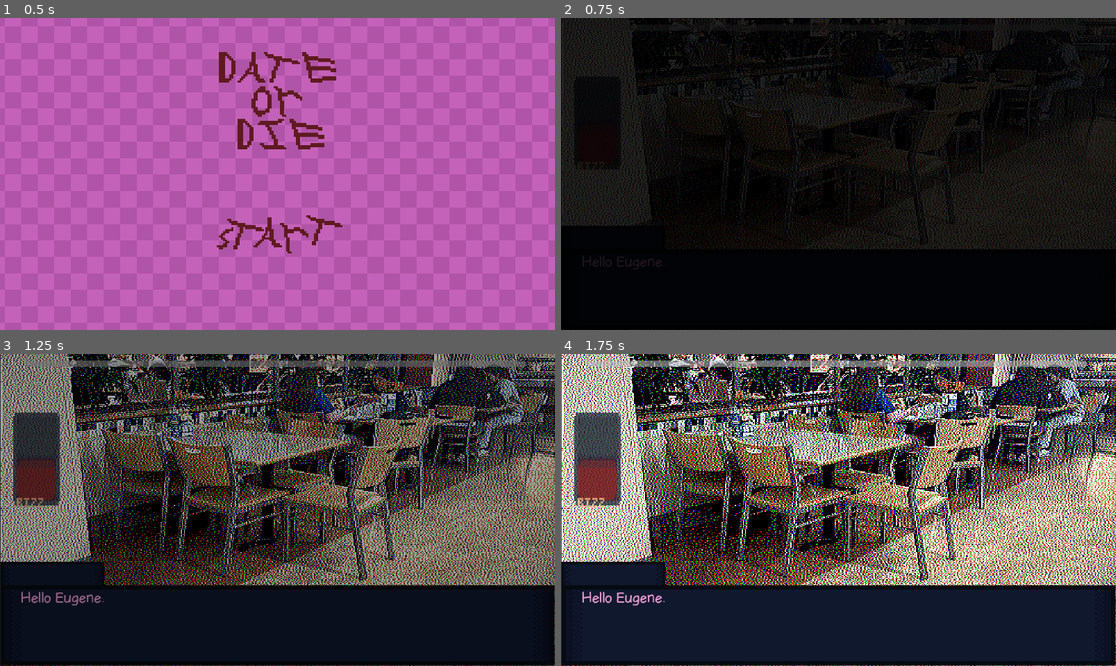
Above: before the commit, frames 1-4 (two rows, left to right).
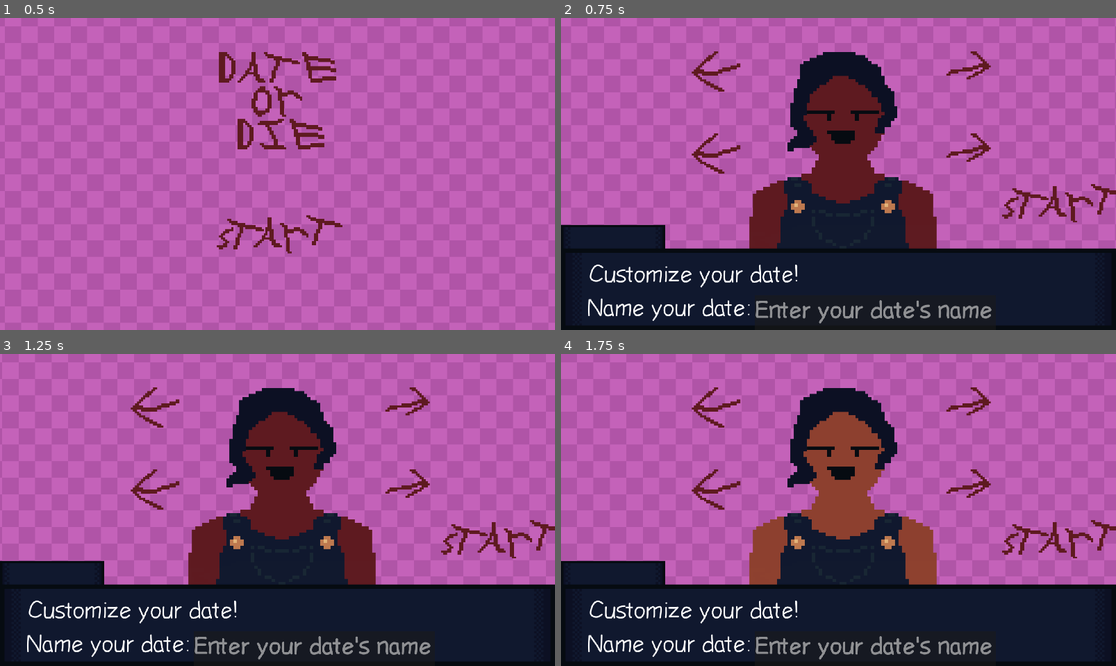
Above: after the commit, the same moments.

Repository: rose-thunder/gamejam
Game: Godot game, scene res://MainMenu.tscn
The game is run twice, just before and just after one commit, with the same random seed, the same clock (stepped at 60 frames per second) and the same inputs.
Inputs (mouse positions are in pixels of both pictures, inside the frame that each line leads up to):
- Up to frame 1 (0.5 s): no input
- Up to frame 2 (0.75 s): click (838, 242) at 0.5 s
- Up to frame 3 (1.25 s): no input
- Up to frame 4 (1.75 s): click (993, 510) at 1.27 s

Frame 1 is identical in both runs. In frame 2, 95% of the frame differs, in the area x 0-100%, y 0-99%; in frame 3, 75%; in frame 4, 75%.

Commit message:
bugs fixed?

Diff:
--- a/game jam/RC.cfg
+++ /dev/null
@@ -1,5 +0,0 @@
-[RC]
-
-name="bob"
-skin_tone=1
-hairstyle=0
--- a/game jam/main_menu.gd
+++ b/game jam/main_menu.gd
@@ -13,7 +13,7 @@
 
 
 func _on_texture_button_pressed() -> void:
-	if not FileAccess.file_exists("res://RC.cfg"):
+	if not FileAccess.file_exists("user://RC.cfg"):
 		get_tree().change_scene_to_file("res://characterCustomization.tscn")
 	else:
 		save.load_game()
--- a/game jam/saveload.gd
+++ b/game jam/saveload.gd
@@ -13,7 +13,7 @@
 	config.set_value("RC", "skin_tone", Global.get("index"))
 	config.set_value("RC", "hairstyle", Global.get("index1"))
 
-	config.save("res://RC.cfg")
+	config.save("user://RC.cfg")
 
 	print("Data Saved!")
 	pass
@@ -22,7 +22,7 @@
 	var rc_data = {}
 	var config = ConfigFile.new()
 
-	var err = config.load("res://RC.cfg")
+	var err = config.load("user://RC.cfg")
 
 	if err != OK:
 		return
